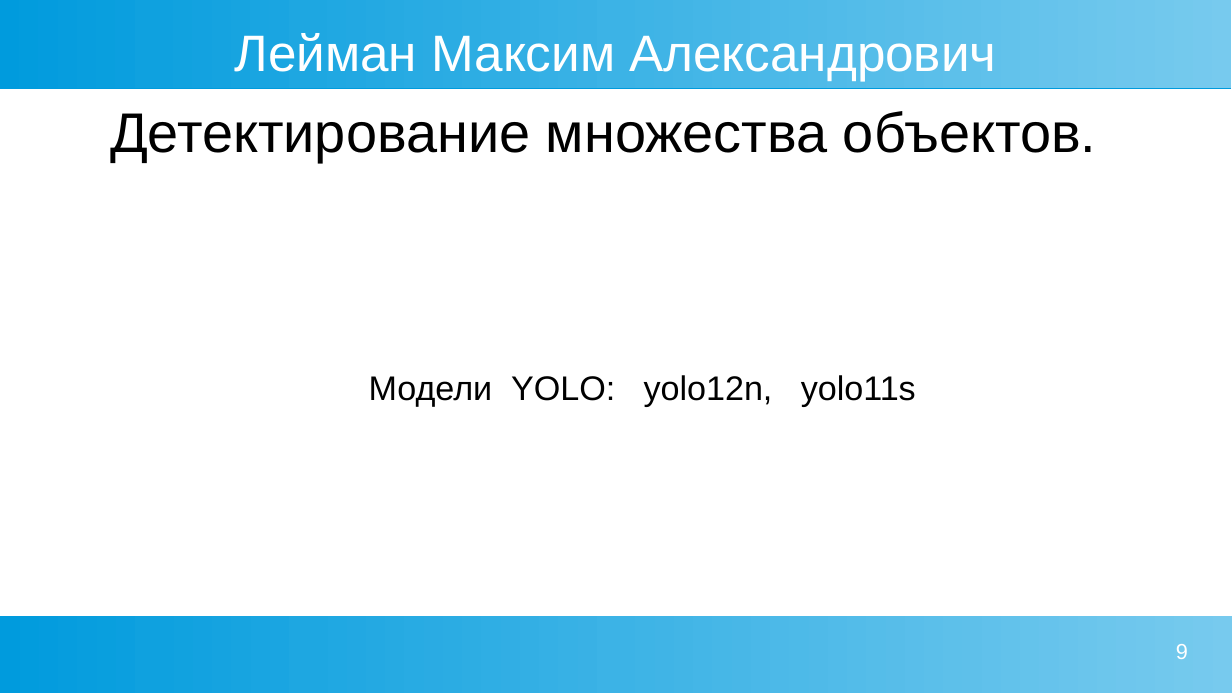
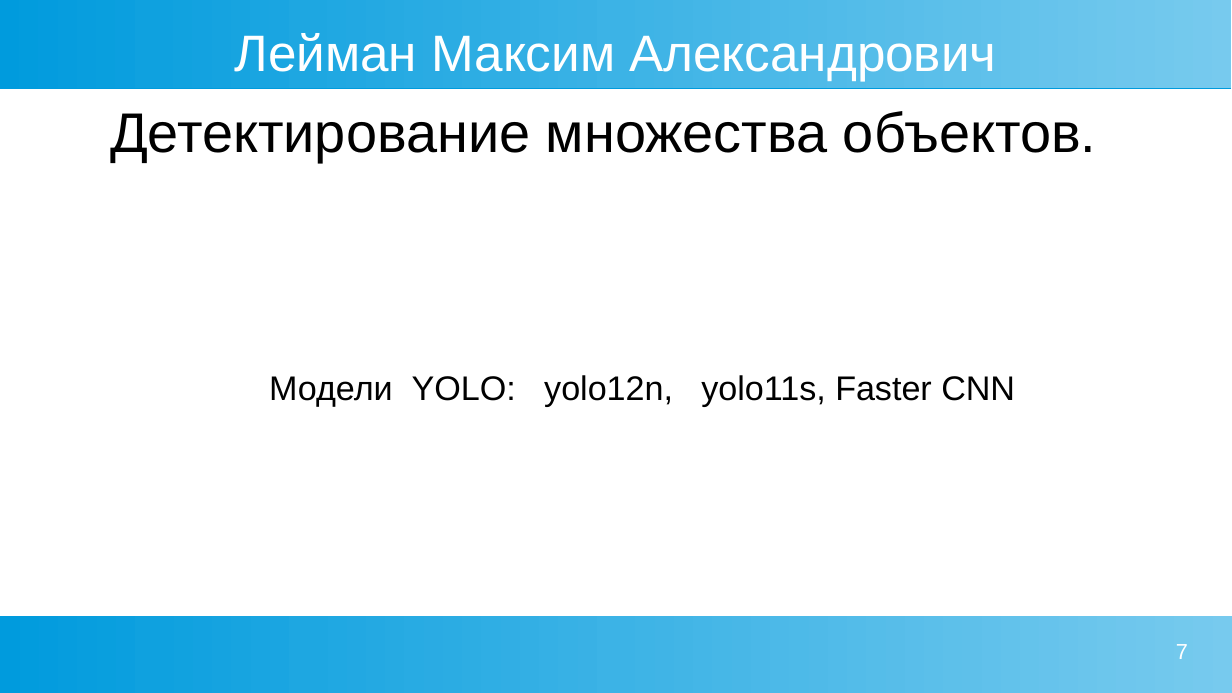
Before and after one commit to MALeyman/devsTraining, a slide deck: slide 7 of zala_task/Презентация.odp (slide 9 before the commit). Drawn at 1232x693 pixels with LibreOffice and Linux fonts; fonts in the diff are those of the drawing; background and template pictures are left out. Boxes give left, top, right and bottom in pixels: in the first picture for what was removed or moved away, otherwise in the second. Text is boxed around its words. In the diff, an @@ line names an element or a change of style, - is before the commit and + after.

```diff
--- a/zala_task/Презентация.odp
+++ b/zala_task/Презентация.odp
@@ text at (x1=269, y1=375, x2=1015, y2=407): text changed @@
-Модели YOLO: yolo12n, yolo11s
+Модели YOLO: yolo12n, yolo11s, Faster CNN
@@ page number at (x1=1176, y1=644, x2=1188, y2=659): text changed @@
-9
+7
```
Also in this commit, not shown: 3 other slides changed, 1 slide added, 3 slides removed, 1 other file.
